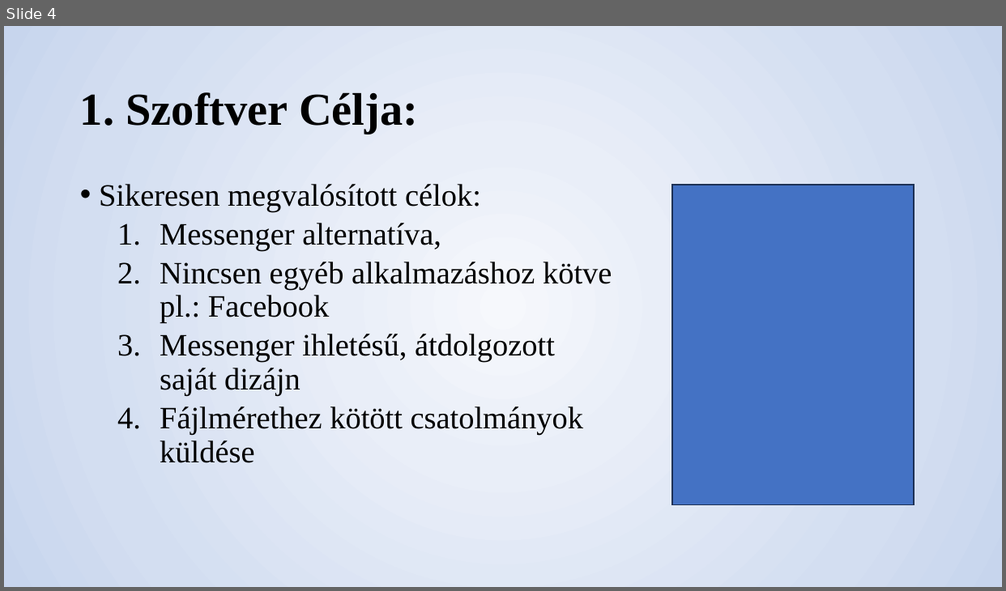
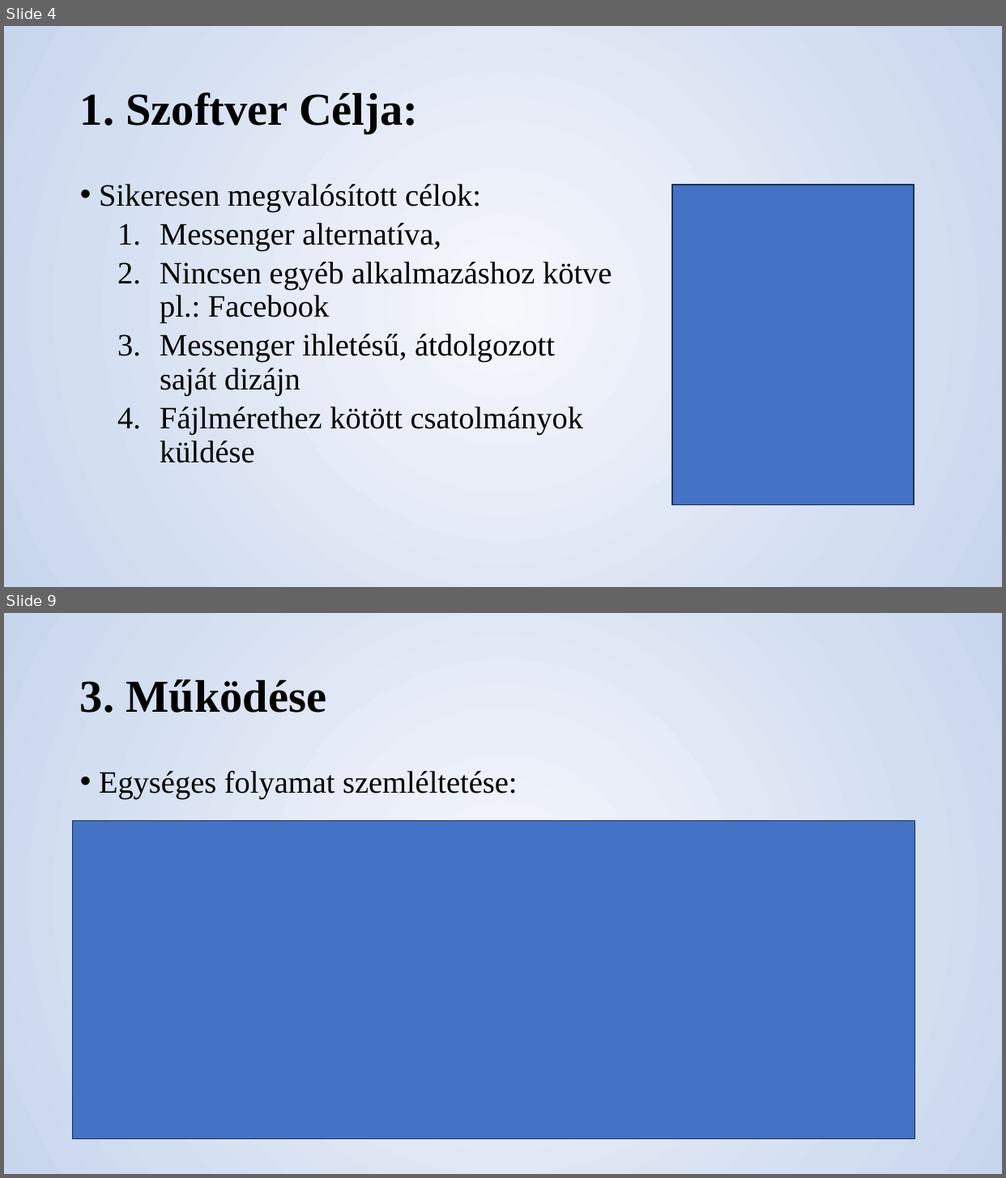
Before and after one commit to smolelevent/Messengeres-vizsgaremek, a slide deck: Chatex dokumentáció/presentation.pptx. Shown one above the other, each under a label of ours: slide 4 before the commit, slides 4 and 9 after it; the slides between them are not shown. The pictures are 1006x591 and 1006x1178 pixels, drawn with LibreOffice and Linux fonts; fonts in the diff are those of the drawing. Boxes give left, top, right and bottom in pixels: in the first picture for what was removed or moved away, otherwise in the second. Text is boxed around its words. In the diff, an @@ line names an element or a change of style, - is before the commit and + after.

```diff
--- a/Chatex dokumentáció/presentation.pptx
+++ b/Chatex dokumentáció/presentation.pptx
@@ slide 9 added at box(4, 613, 1002, 1174), background gradient #F6F8FC to #E9EEF8 to #D3DEF1 to #C7D5ED @@
@@ title added at box(80, 679, 326, 713), 44 pt, text #000000, bold @@
+3. Működése
@@ text added at box(99, 771, 517, 799), 30 pt, text #000000 @@
+• Egységes folyamat szemléltetése:
@@ rectangle added at box(73, 820, 915, 1139), fill #4472C4, outline #1E3256 1 pt @@
```
Also in this commit, not shown: 2 slides changed, 4 other slides added, 4 slides removed, 14 other files.
